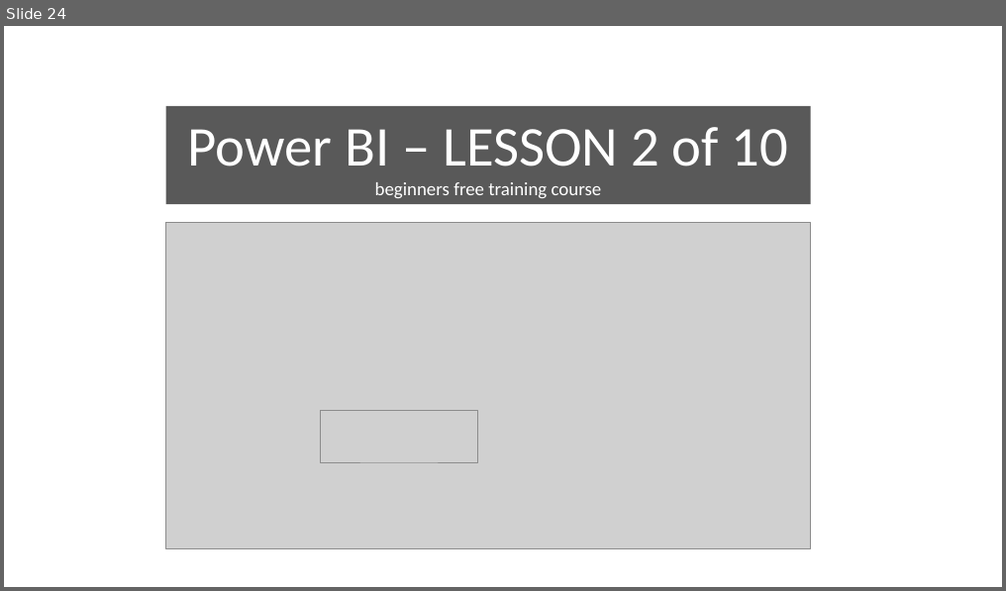
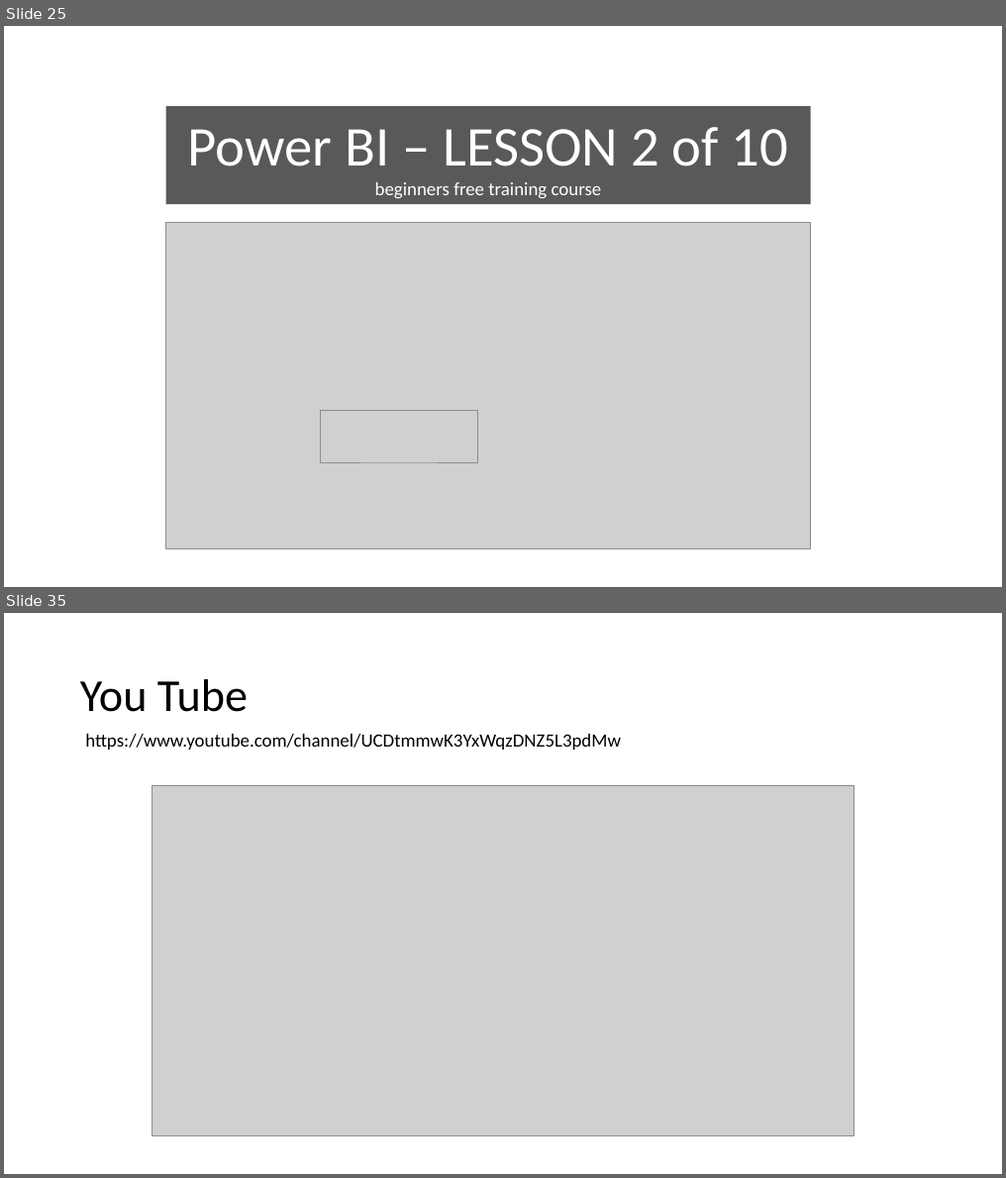
Before and after one commit to wottabyte/PBITraining, a slide deck: 202110-Burnley/Microsoft Power BI training Burnley Oct21.pptx. Shown one above the other, each under a label of ours: slide 24 before the commit, slides 25 and 35 after it; the slides between them are not shown. The pictures are 1006x591 and 1006x1178 pixels, drawn with LibreOffice and Linux fonts; fonts in the diff are those of the drawing; grey boxes stand for pictures. Boxes give left, top, right and bottom in pixels: in the first picture for what was removed or moved away, otherwise in the second. Text is boxed around its words. In the diff, an @@ line names an element or a change of style, - is before the commit and + after.

```diff
--- a/202110-Burnley/Microsoft Power BI training Burnley Oct21.pptx
+++ b/202110-Burnley/Microsoft Power BI training Burnley Oct21.pptx
@@ slide 35 added at <box>4,613,1002,1174</box>, background #FFFFFF @@
@@ title added at <box>80,679,248,712</box>, 44 pt, text #000000 @@
+You Tube
@@ text added at <box>85,734,621,750</box>, 18 pt, text #000000 @@
+https://www.youtube.com/channel/UCDtmmwK3YxWqzDNZ5L3pdMw
@@ picture added at <box>152,785,853,1137</box> @@
@@ what was slide 24 is now slide 25 @@
```
Also in this commit, not shown: 1 slide changed, 19 other slides added.
